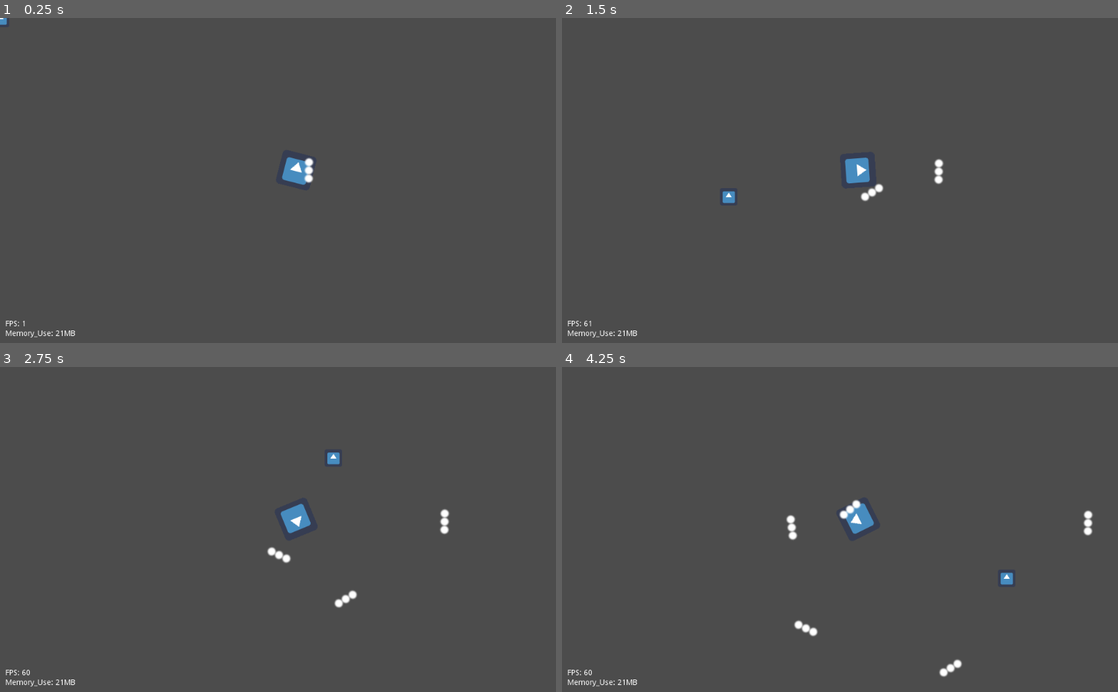
Above: before the commit, frames 1-4 (two rows, left to right).
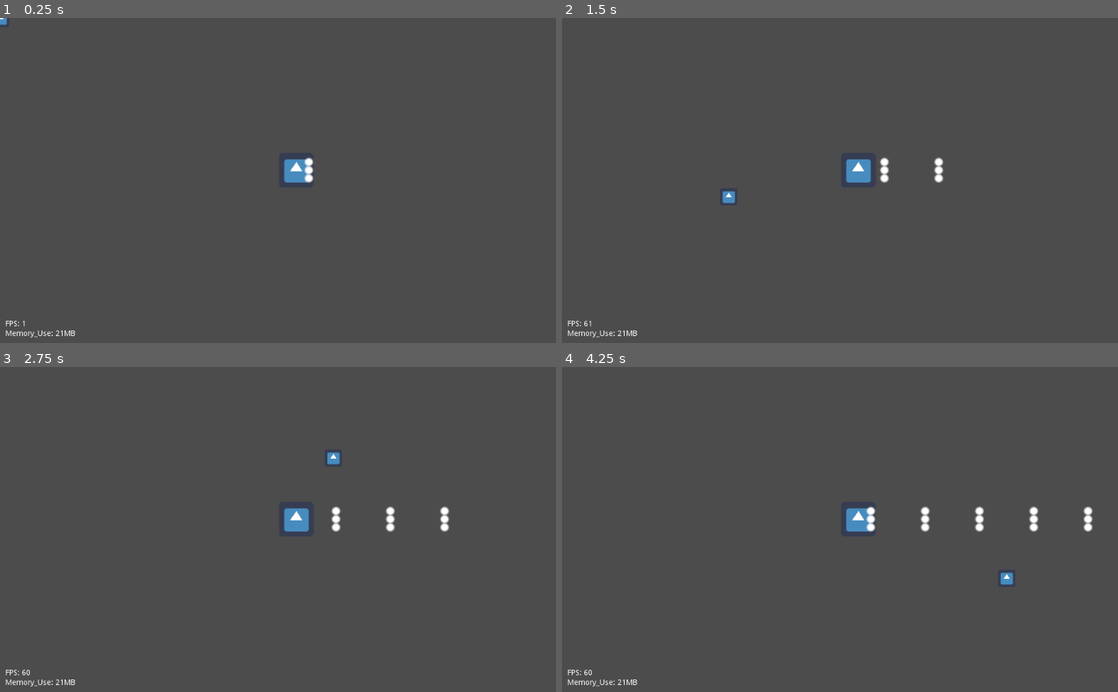
Above: after the commit, the same moments.

Repository: NosebleedPlant/Minnie-Danmaku-Tool
Game: Godot game, scene res://Scene/Danmaku_Base.tscn
Two runs of this game, one before a commit and one after it. Both use one fixed random seed, a clock stepped at 60 frames per second and the inputs below. The engine's default icon, where the game draws it, is replaced by a stand-in: a white triangle on a blue panel in a dark square.
Inputs (mouse positions are in pixels of both pictures, inside the frame that each line leads up to):
- Up to frame 1 (0.25 s): no input
- Up to frame 2 (1.5 s): tap Enter at 0.5 s; move the mouse to (962, 164) at 0.52 s; tap Ctrl at 0.6, 1.35 s; click (962, 164) at 0.67 s; move the mouse to (728, 196) at 1.27 s; click (728, 196) at 1.42 s
- Up to frame 3 (2.75 s): move the mouse to (333, 458) at 2.02 s; tap Ctrl at 2.1 s; click (333, 458) at 2.17 s
- Up to frame 4 (4.25 s): move the mouse to (812, 594) at 2.77 s; tap Ctrl at 2.85, 3.6 s; click (812, 594) at 2.92 s; move the mouse to (1006, 578) at 3.52 s; click (1006, 578) at 3.67 s

The runs differ from the first frame. In frame 1, less than 0.1% of the frame differs, in the area x 50-57%, y 42-52%; in frame 2, 0.4%; in frame 3, 0.7%; in frame 4, 1.1%, in the area x 40-96%, y 40-96%.

Commit message:
fixed one of the redundant conditions

Diff:
--- a/Scene/Danmaku_Base.tscn
+++ b/Scene/Danmaku_Base.tscn
@@ -48,6 +48,7 @@
 
 [node name="Default_Emitter" parent="." instance=ExtResource( 4 )]
 position = Vector2( 545.545, 280.962 )
+rotation_rate = 0.0
 spray_count = 3
 spread_width = 30.0
 
--- a/Scripts/Default_Emitter.gd
+++ b/Scripts/Default_Emitter.gd
@@ -16,7 +16,7 @@
 #modulate direction +-
 #modulate speed?
 #aiming params:
-#export (bool)var aiming = false#aiming
+export (bool)var aiming = false#aiming
 #export var aim_offset = 0#offset from player
 #export var aime_delay = 0#delay in player tracking
 #unified bullet params:
@@ -31,6 +31,8 @@
 
 # Called when the node enters the scene tree for the first time.
 func _ready():
+	if(spray_count > 1&&spread_angle!=0.0):
+		spread_enabled = true
 	return
 
 # Called every frame. 'delta' is the elapsed time since the previous frame.
@@ -51,7 +53,7 @@
 	if(time>=spray_cooldown):
 		childBullets = instance_bullet(childBullets)
 		childBullets = set_bullet_position(childBullets)
-		if(spread_enabled):childBullets = set_bullet_rotation(childBullets)
+		childBullets = set_bullet_rotation(childBullets)
 		for bullet in childBullets:
 			self.get_parent().add_child(bullet)
 			bullet.add_to_group("bullet_pool")
